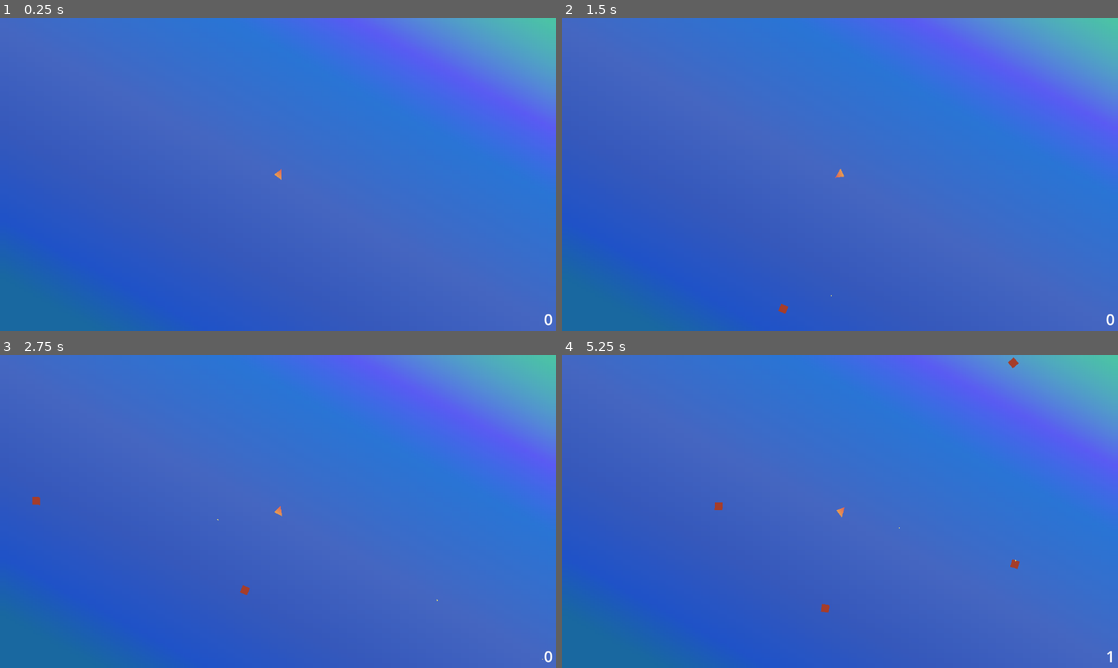
Above: before the commit, frames 1-4 (two rows, left to right).
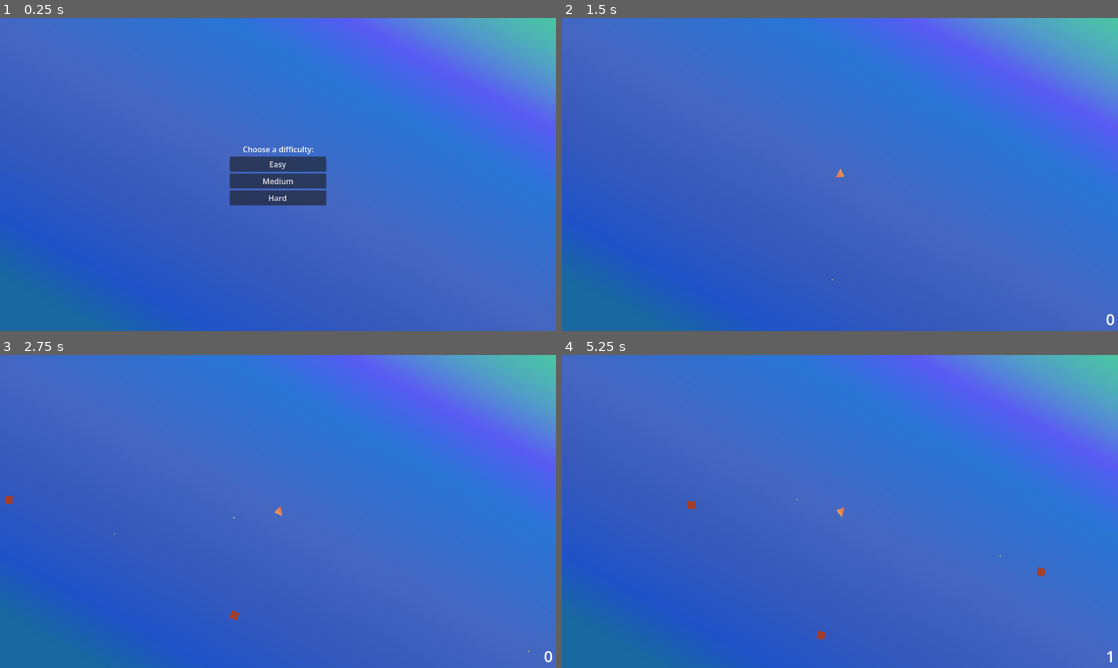
Above: after the commit, the same moments.

Repository: nskins/triangle-defender
Game: Godot game, scene res://world.tscn
The game is run twice, just before and just after one commit, with the same random seed, the same clock (stepped at 60 frames per second) and the same inputs.
Inputs (mouse positions are in pixels of both pictures, inside the frame that each line leads up to):
- Up to frame 1 (0.25 s): no input
- Up to frame 2 (1.5 s): click (840, 180) at 0.5 s, where only the run after the commit has a clickable "Medium"; tap Enter at 1.25 s; move the mouse to (1101, 318) at 1.27 s
- Up to frame 3 (2.75 s): move the mouse to (166, 527) at 2.02 s
- Up to frame 4 (5.25 s): move the mouse to (895, 442) at 2.77 s; move the mouse to (812, 574) at 3.52 s; move the mouse to (1006, 558) at 4.27 s; move the mouse to (673, 464) at 5.02 s

The runs differ from the first frame. In frame 1, 2.7% of the frame differs, in the area x 41-100%, y 40-99%; in frame 2, less than 0.1%; in frame 3, 0.2%; in frame 4, 0.3%.

Commit message:
Add difficulty selection menu

Diff:
--- a/World.gd
+++ b/World.gd
@@ -28,3 +28,26 @@
 	mob.position.y = y
 
 	mob.squashed.connect($Background/Score._on_mob_squashed.bind())
+
+func startGame() -> void:
+	$MobTimer.start()
+	$Triangle/ShootTimer.start()
+	$Triangle.visible = true
+	$DifficultyContainer.visible = false
+	$Background/Score.visible = true
+	$BGM.play()
+
+func _on_easy_button_pressed() -> void:
+	$Triangle/ShootTimer.wait_time = 0.25
+	$MobTimer.wait_time = 1.00
+	startGame()
+
+func _on_medium_button_pressed() -> void:
+	$Triangle/ShootTimer.wait_time = 0.50
+	$MobTimer.wait_time = 1.00
+	startGame()
+
+func _on_hard_button_pressed() -> void:
+	$Triangle/ShootTimer.wait_time = 0.50
+	$MobTimer.wait_time = 0.75
+	startGame()
--- a/world.tscn
+++ b/world.tscn
@@ -33,6 +33,7 @@
 texture = SubResource("GradientTexture2D_ud143")
 
 [node name="Score" type="RichTextLabel" parent="Background" unique_id=108413318]
+visible = false
 layout_mode = 1
 anchors_preset = 3
 anchor_left = 1.0
@@ -50,6 +51,7 @@
 script = ExtResource("2_nat7l")
 
 [node name="Triangle" type="Area2D" parent="." unique_id=1102859971]
+visible = false
 z_index = 1
 position = Vector2(577, 324)
 script = ExtResource("1_vik46")
@@ -69,16 +71,55 @@
 
 [node name="ShootTimer" type="Timer" parent="Triangle" unique_id=1291983448]
 wait_time = 0.5
-autostart = true
 
 [node name="MobTimer" type="Timer" parent="." unique_id=1337054468]
-autostart = true
 
 [node name="BGM" type="AudioStreamPlayer2D" parent="." unique_id=1412207658]
 stream = ExtResource("4_aqk2v")
 volume_db = 8.889
-autoplay = true
+
+[node name="DifficultyContainer" type="BoxContainer" parent="." unique_id=2068090250]
+offset_right = 1153.0
+offset_bottom = 648.0
+alignment = 1
+vertical = true
+
+[node name="Prompt" type="Label" parent="DifficultyContainer" unique_id=565906911]
+layout_mode = 2
+text = "Choose a difficulty:"
+horizontal_alignment = 1
+vertical_alignment = 1
+
+[node name="EasyBox" type="BoxContainer" parent="DifficultyContainer" unique_id=1149665031]
+layout_mode = 2
+alignment = 1
+
+[node name="EasyButton" type="Button" parent="DifficultyContainer/EasyBox" unique_id=1151439924]
+custom_minimum_size = Vector2(200, 0)
+layout_mode = 2
+text = "Easy"
+
+[node name="MediumBox" type="BoxContainer" parent="DifficultyContainer" unique_id=1787922415]
+layout_mode = 2
+alignment = 1
+
+[node name="MediumButton" type="Button" parent="DifficultyContainer/MediumBox" unique_id=1748546485]
+custom_minimum_size = Vector2(200, 0)
+layout_mode = 2
+text = "Medium"
+
+[node name="HardBox" type="BoxContainer" parent="DifficultyContainer" unique_id=357449812]
+layout_mode = 2
+alignment = 1
+
+[node name="HardButton" type="Button" parent="DifficultyContainer/HardBox" unique_id=808683845]
+custom_minimum_size = Vector2(200, 0)
+layout_mode = 2
+text = "Hard"
 
 [connection signal="area_entered" from="Triangle" to="Triangle" method="_on_area_entered"]
 [connection signal="timeout" from="Triangle/ShootTimer" to="Triangle" method="_on_shoot_timer_timeout"]
 [connection signal="timeout" from="MobTimer" to="." method="_on_mob_timer_timeout"]
+[connection signal="pressed" from="DifficultyContainer/EasyBox/EasyButton" to="." method="_on_easy_button_pressed"]
+[connection signal="pressed" from="DifficultyContainer/MediumBox/MediumButton" to="." method="_on_medium_button_pressed"]
+[connection signal="pressed" from="DifficultyContainer/HardBox/HardButton" to="." method="_on_hard_button_pressed"]
